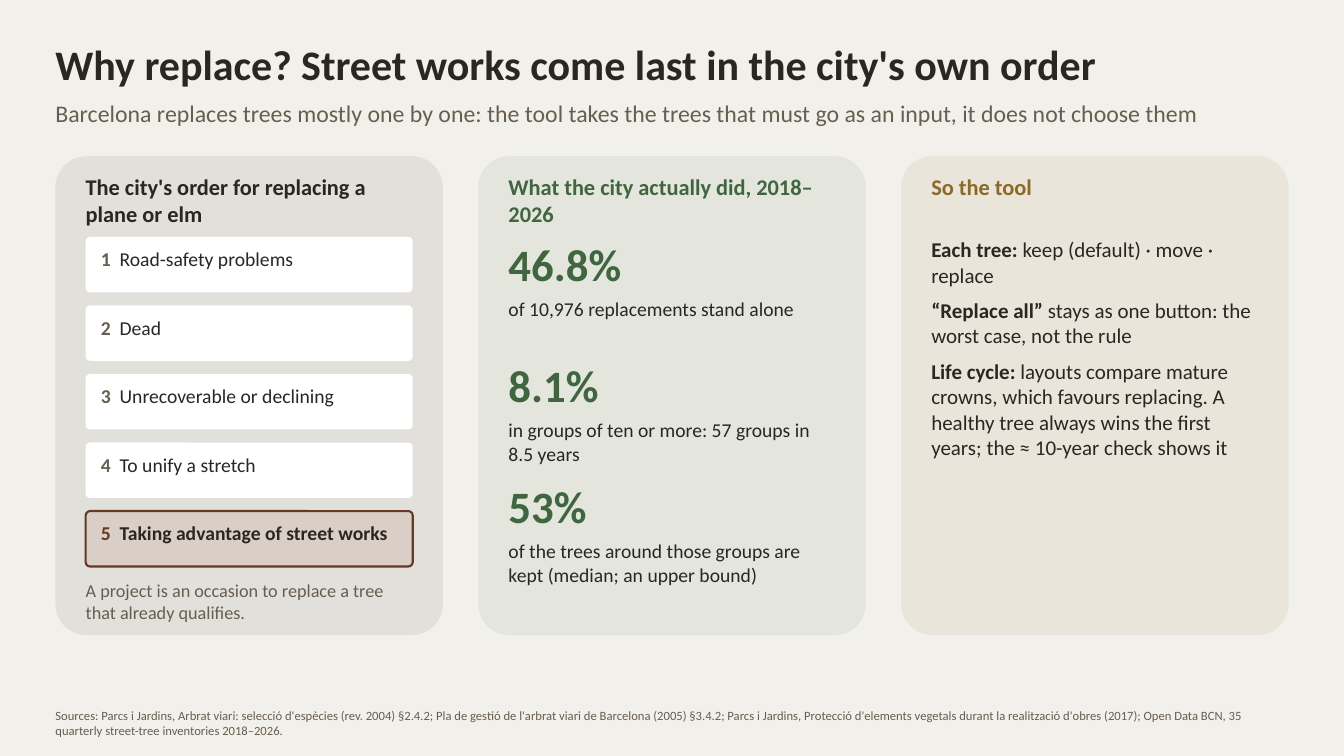
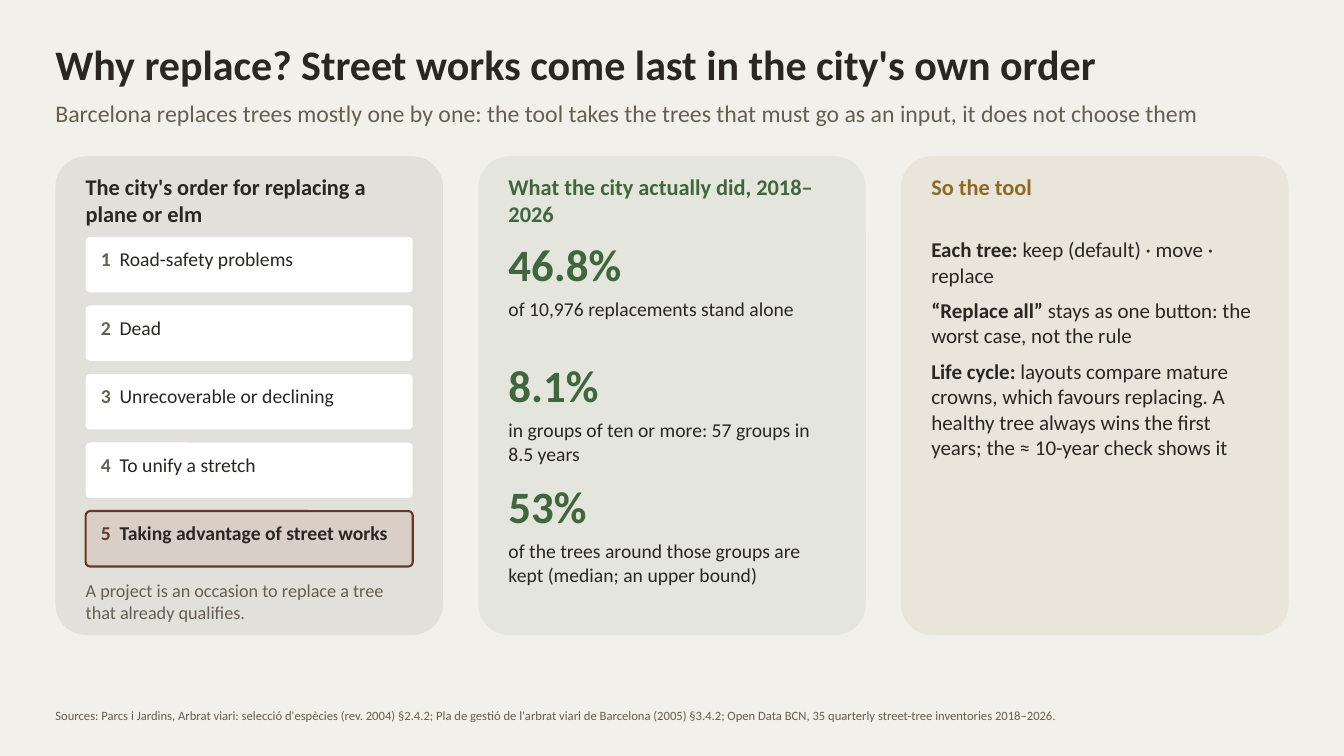
Before and after one commit to giofox96/shade-and-sponge, a slide deck: slide 3 of slides/methodology_17nov.pptx. Drawn at 1344x756 pixels with LibreOffice and Linux fonts; fonts in the diff are those of the drawing. Boxes give left, top, right and bottom in pixels: in the first picture for what was removed or moved away, otherwise in the second. Text is boxed around its words. In the diff, an @@ line names an element or a change of style, - is before the commit and + after.

```diff
--- a/slides/methodology_17nov.pptx
+++ b/slides/methodology_17nov.pptx
@@ text at (55, 711, 1056, 722): text changed @@
-Sources: Parcs i Jardins, Arbrat viari: selecció d'espècies (rev. 2004) §2.4.2; Pla de gestió de l'arbrat viari de Barcelona (2005) §3.4.2; Parcs i Jardins, Protecció d'elements vegetals durant la realització d'obres (2017); Open Data BCN, 35 quarterly street-tree inventories 2018–2026.
+Sources: Parcs i Jardins, Arbrat viari: selecció d'espècies (rev. 2004) §2.4.2; Pla de gestió de l'arbrat viari de Barcelona (2005) §3.4.2; Open Data BCN, 35 quarterly street-tree inventories 2018–2026.
```
Also in this commit, not shown: 1 other slide changed, 4 other files.
